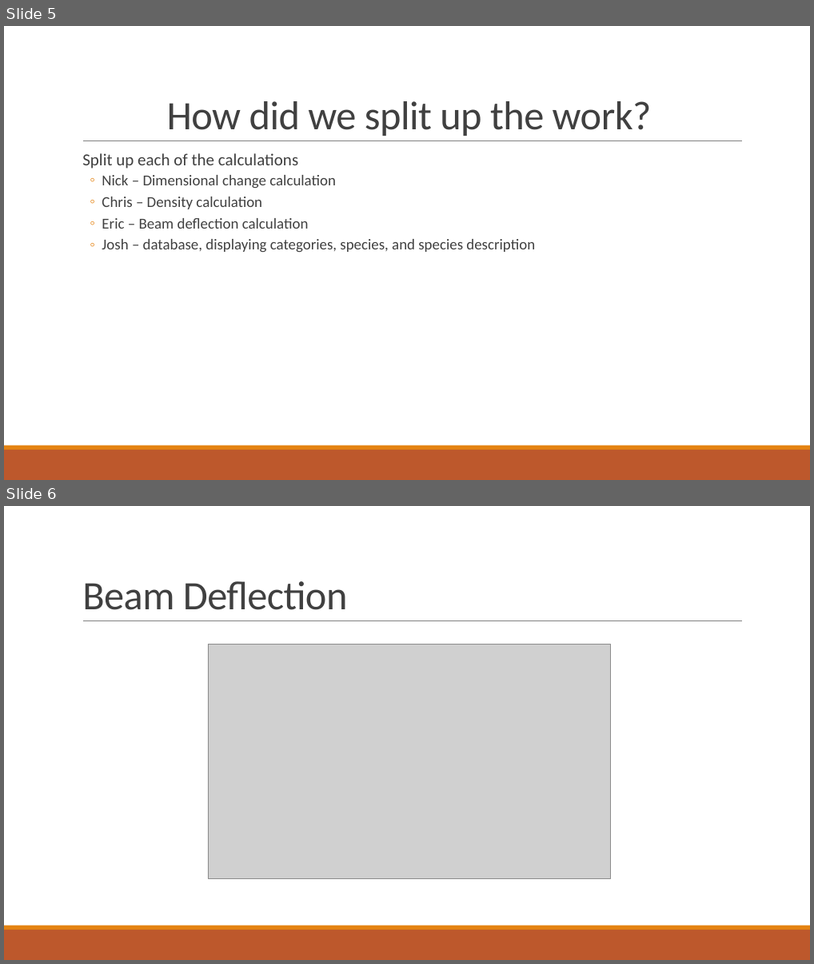
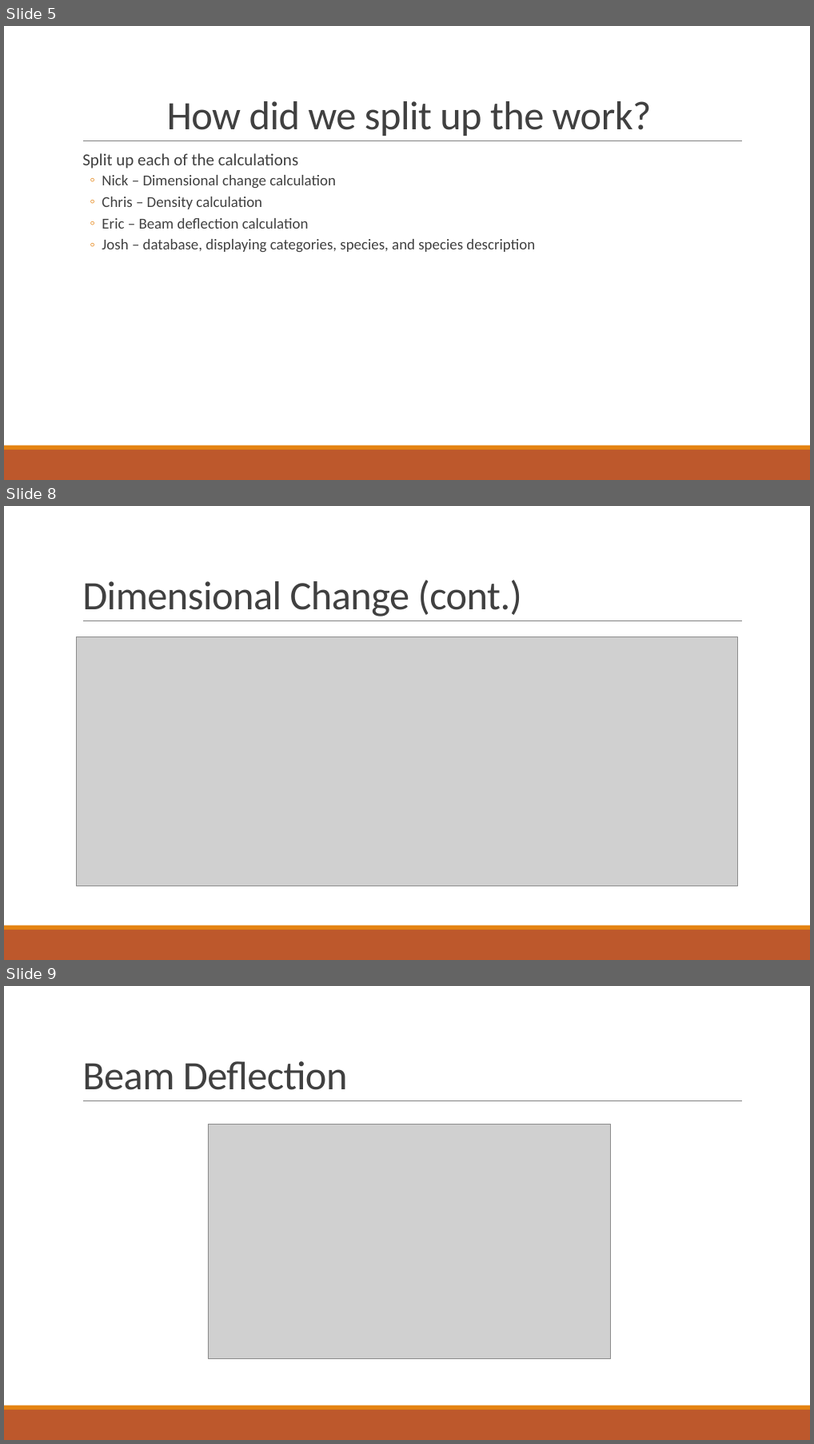
Before and after one commit to jhouston88/CSCI3350SoftwareEngineeringII, a slide deck: Implementation/Implementation Team Presentation.pptx. Shown one above the other, each under a label of ours: slides 5 and 6 before the commit, slides 5, 8 and 9 after it; the slides between them are not shown. The pictures are 814x964 and 814x1444 pixels, drawn with LibreOffice and Linux fonts; fonts in the diff are those of the drawing; grey boxes stand for pictures. Boxes give left, top, right and bottom in pixels: in the first picture for what was removed or moved away, otherwise in the second. Text is boxed around its words. In the diff, an @@ line names an element or a change of style, - is before the commit and + after.

```diff
--- a/Implementation/Implementation Team Presentation.pptx
+++ b/Implementation/Implementation Team Presentation.pptx
@@ slide 8 added at (x1=4, y1=506, x2=810, y2=960), background #FFFFFF; not listed: 3 template elements that a slide beside it also shows @@
@@ title added at (x1=82, y1=580, x2=522, y2=616), 48 pt, text #404040 @@
+Dimensional Change (cont.)
@@ picture added at (x1=77, y1=637, x2=738, y2=886) @@
@@ what was slide 6 is now slide 9 @@
```
Also in this commit, not shown: 2 slides changed, 2 other slides added.
